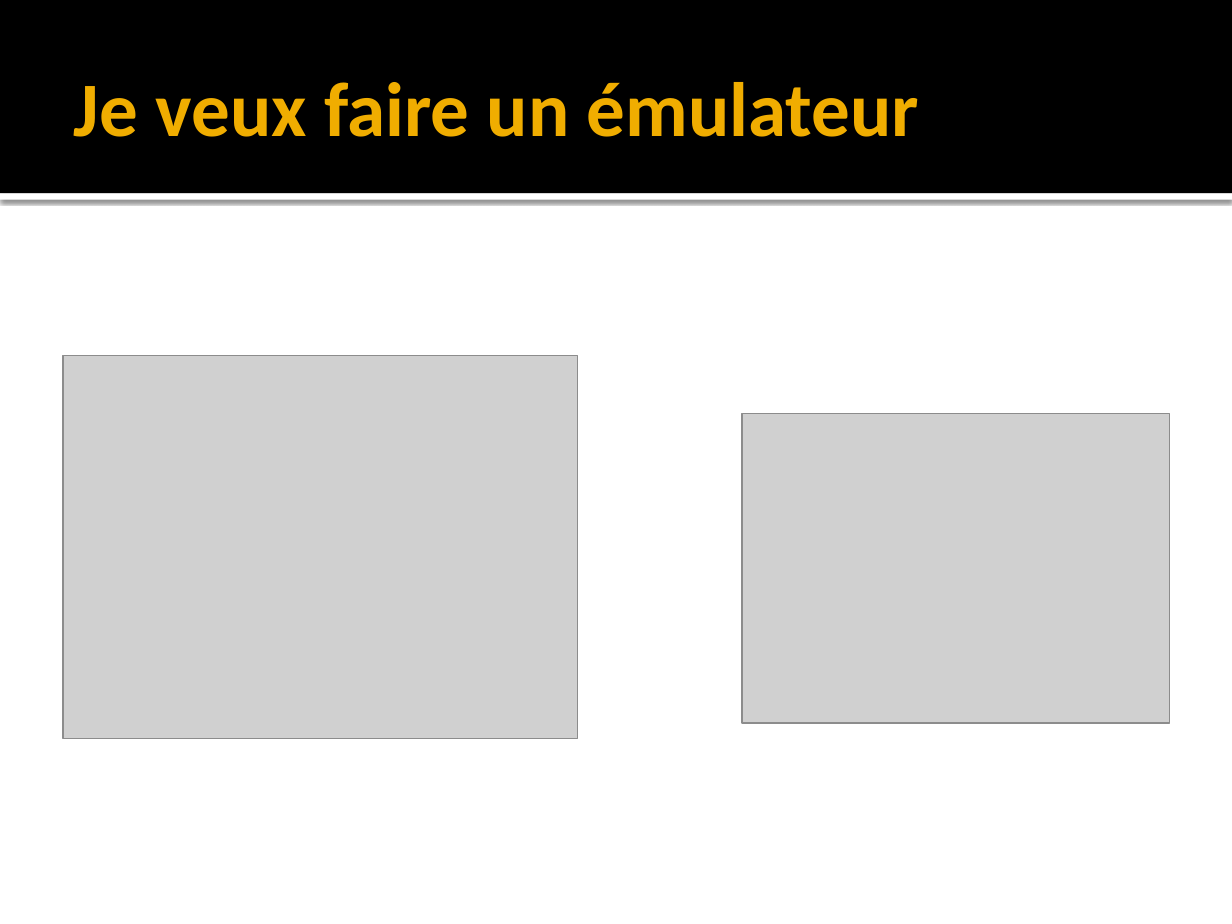
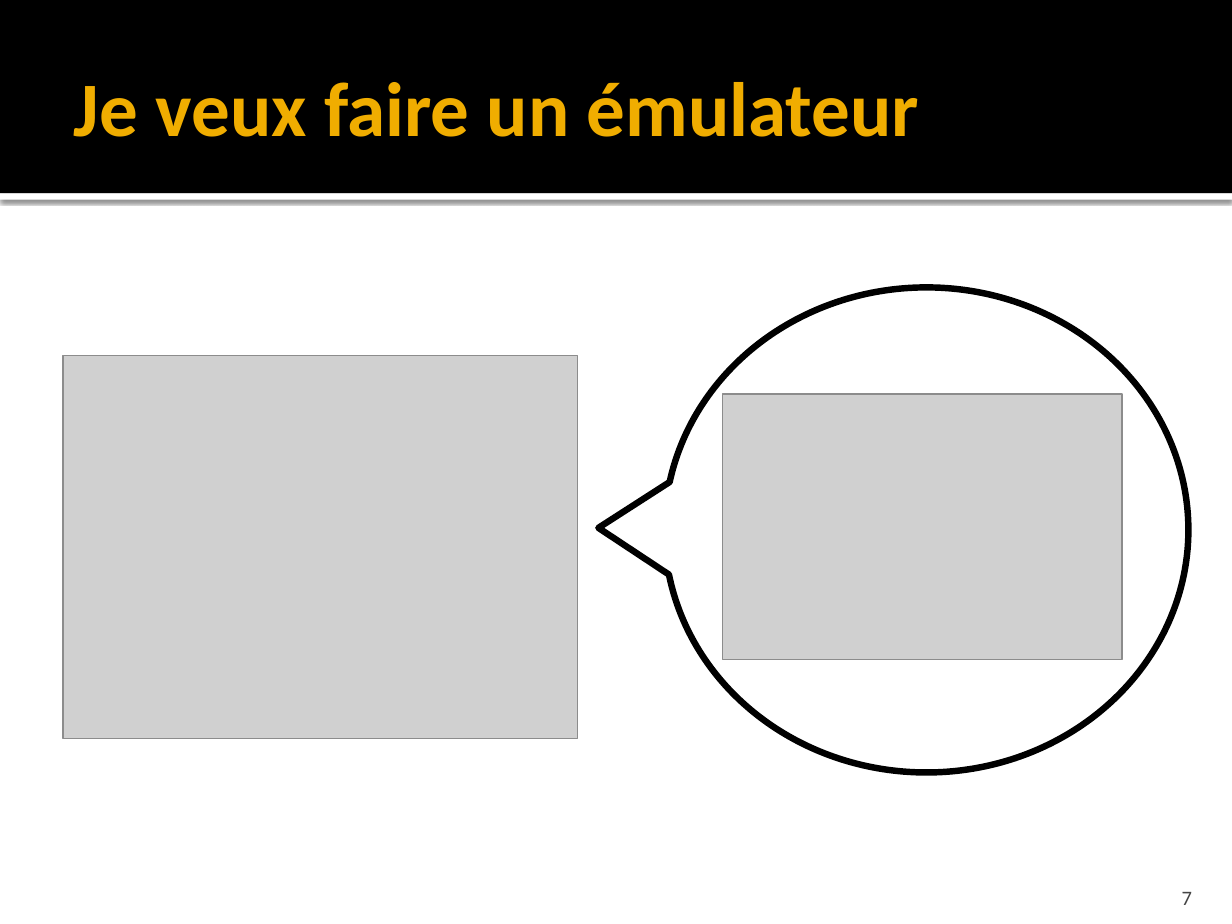
Before and after one commit to faouellet/CHIP-16, a slide deck: slide 7 of docs/IFT 749/Présentation.pptx. Drawn at 1232x924 pixels with LibreOffice and Linux fonts; fonts in the diff are those of the drawing; grey boxes stand for pictures. Boxes give left, top, right and bottom in pixels: in the first picture for what was removed or moved away, otherwise in the second. Text is boxed around its words. In the diff, an @@ line names an element or a change of style, - is before the commit and + after.

```diff
--- a/docs/IFT 749/Présentation.pptx
+++ b/docs/IFT 749/Présentation.pptx
@@ speech bubble added at bbox=[664, 287, 1188, 772], fill #FFFFFF, outline #000000 3.78 pt @@
@@ picture: place and size @@
-picture at bbox=[742, 414, 1169, 723]
+picture at bbox=[723, 394, 1122, 659]
@@ page number added at bbox=[1182, 892, 1192, 905], 12 pt, text #454545 @@
+7
```
Also in this commit, not shown: 32 other slides changed, 3 slides added.
